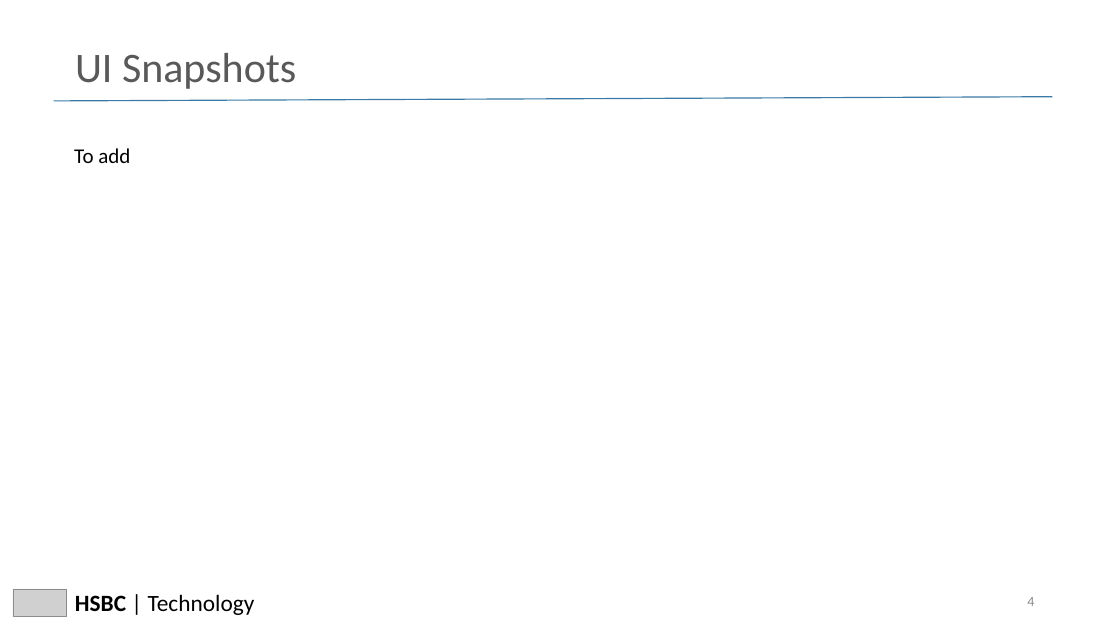
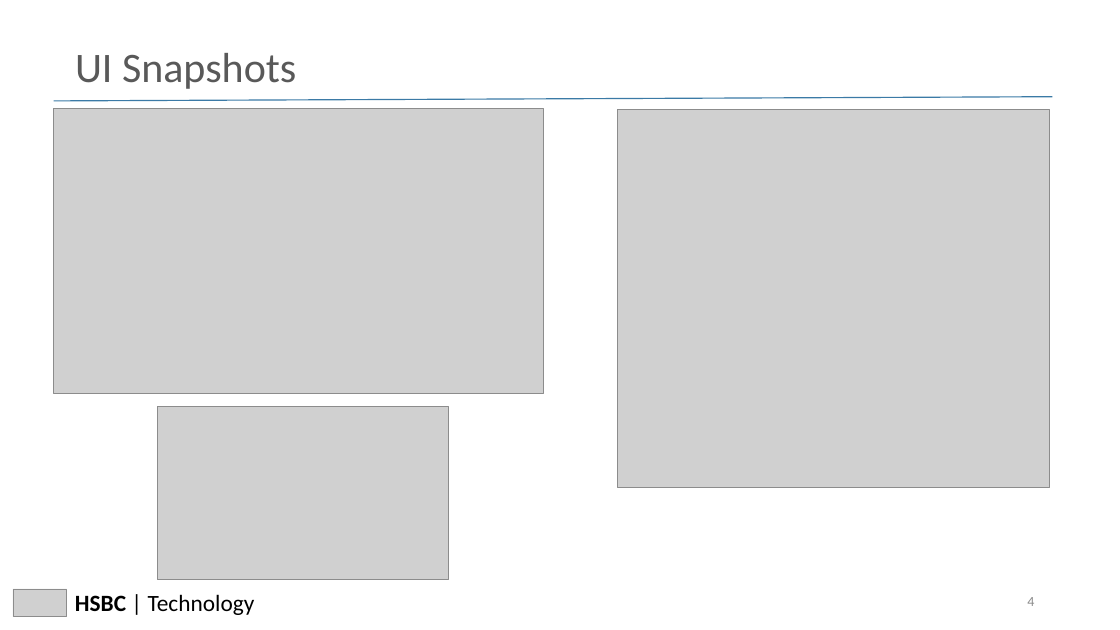
Before and after one commit to jaykhatri0875/meeting-room-booking-system, a slide deck: slide 4 of documents/Codefury_ClanOctate.pptx. Drawn at 1120x630 pixels with LibreOffice and Linux fonts; fonts in the diff are those of the drawing; grey boxes stand for pictures. Boxes give left, top, right and bottom in pixels: in the first picture for what was removed or moved away, otherwise in the second. Text is boxed around its words. In the diff, an @@ line names an element or a change of style, - is before the commit and + after.

```diff
--- a/documents/Codefury_ClanOctate.pptx
+++ b/documents/Codefury_ClanOctate.pptx
@@ picture added at [54,109,544,393] @@
@@ picture added at [618,109,1049,488] @@
@@ text removed at [74,148,130,163] @@
-To add
@@ picture added at [157,407,449,580] @@
```
Also in this commit, not shown: 3 other slides changed, 1 slide added.
